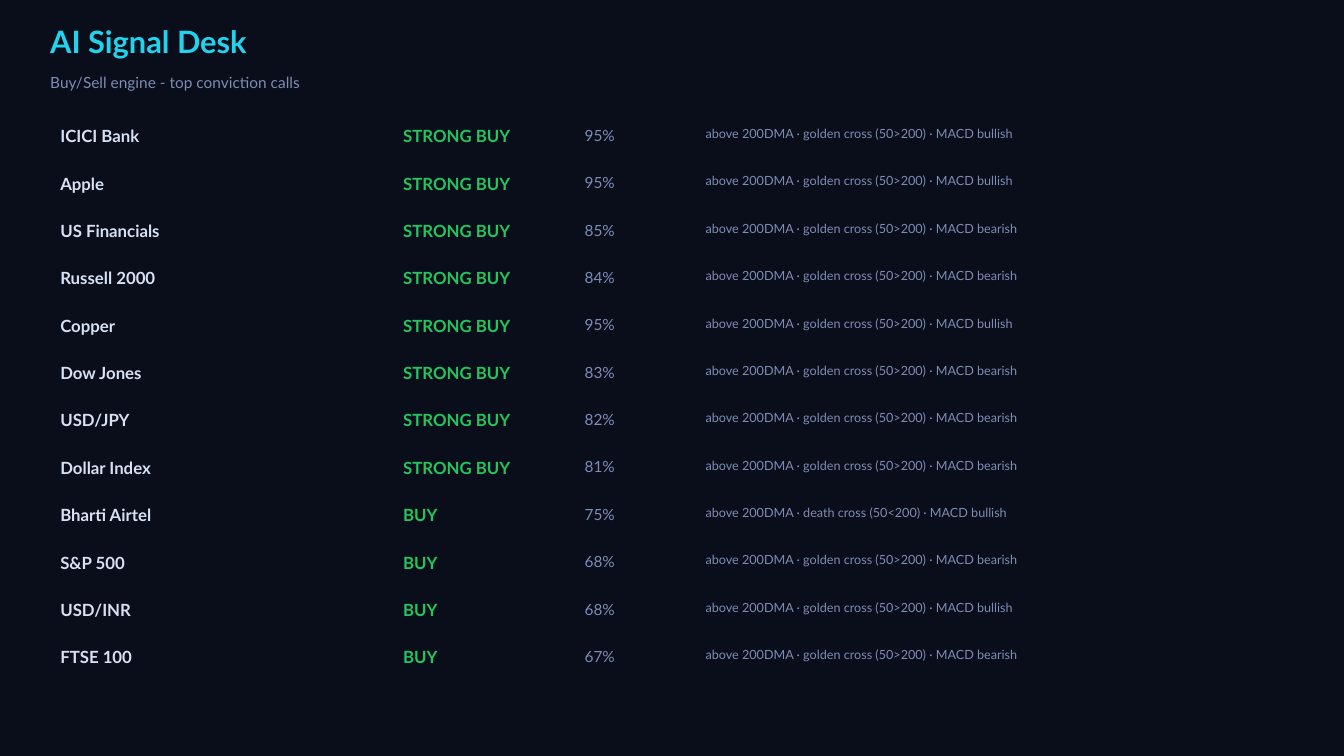
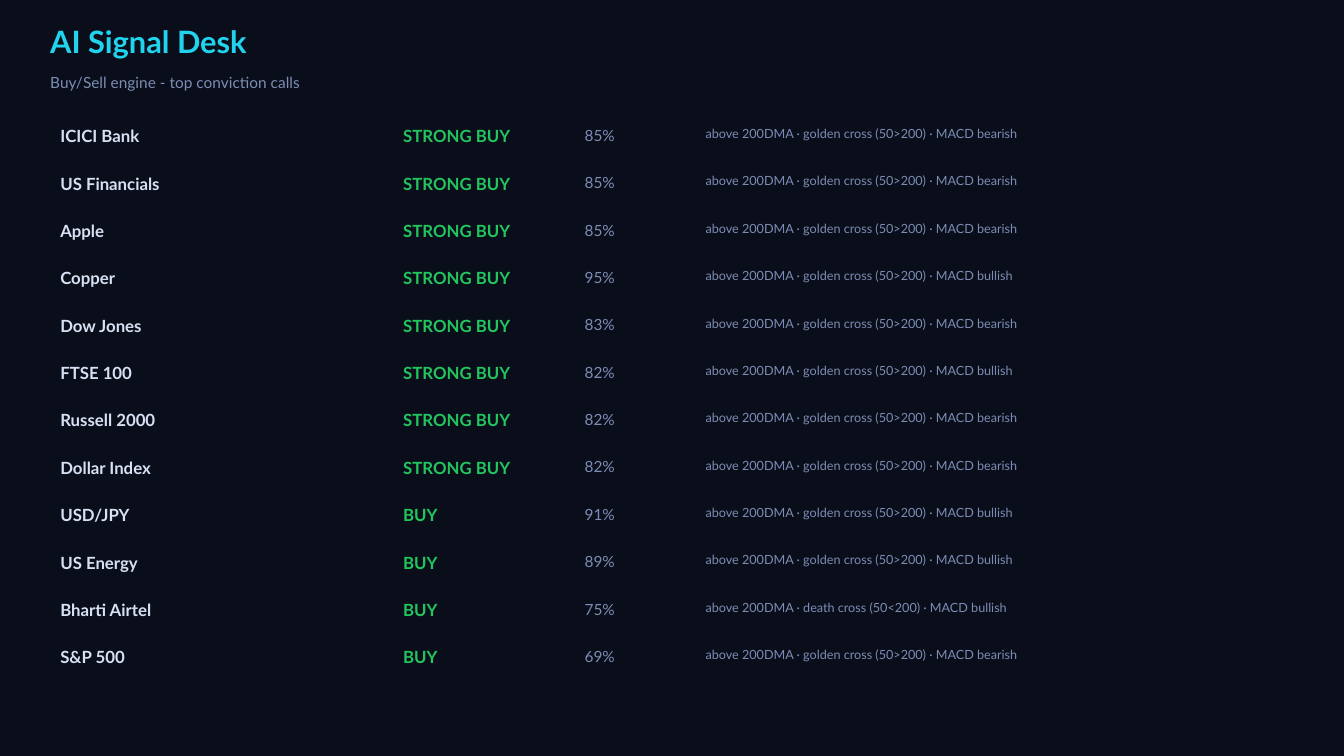
Before and after one commit to Pravkum23/pmr-terminal, a slide deck: slide 4 of docs/pmr_daily.pptx. Drawn at 1344x756 pixels with LibreOffice and Linux fonts; fonts in the diff are those of the drawing. Boxes give left, top, right and bottom in pixels: in the first picture for what was removed or moved away, otherwise in the second. Text is boxed around its words. In the diff, an @@ line names an element or a change of style, - is before the commit and + after.

```diff
--- a/docs/pmr_daily.pptx
+++ b/docs/pmr_daily.pptx
@@ text at box(585, 130, 615, 141): text changed @@
-95%
+85%
@@ text at box(706, 128, 1017, 140): text changed @@
-above 200DMA · golden cross (50>200) · MACD bullish
+above 200DMA · golden cross (50>200) · MACD bearish
@@ text at box(585, 177, 615, 188): text changed @@
-95%
+85%
@@ text at box(706, 175, 1017, 187): text changed @@
-above 200DMA · golden cross (50>200) · MACD bullish
+above 200DMA · golden cross (50>200) · MACD bearish
@@ text "Apple": place and size @@
-text "Apple" at box(60, 177, 104, 193)
+text "Apple" at box(60, 224, 104, 240)
@@ 3 texts: place and size @@
-3 texts at box(60, 224, 615, 335)
+3 texts at box(60, 177, 615, 287)
@@ text removed at box(585, 272, 615, 283) @@
-84%
@@ text at box(706, 270, 1013, 282): text changed @@
-above 200DMA · golden cross (50>200) · MACD bearish
+above 200DMA · golden cross (50>200) · MACD bullish
@@ text "Dow Jones": place and size @@
-text "Dow Jones" at box(60, 367, 141, 379)
+text "Dow Jones" at box(60, 320, 141, 332)
@@ text "83%": place and size @@
-text "83%" at box(585, 367, 615, 378)
+text "83%" at box(585, 319, 615, 330)
@@ text at box(706, 318, 1017, 330): text changed @@
-above 200DMA · golden cross (50>200) · MACD bullish
+above 200DMA · golden cross (50>200) · MACD bearish
@@ text "FTSE 100": place and size @@
-text "FTSE 100" at box(60, 650, 132, 663)
+text "FTSE 100" at box(60, 366, 132, 379)
@@ text at box(706, 365, 1013, 377): text changed @@
-above 200DMA · golden cross (50>200) · MACD bearish
+above 200DMA · golden cross (50>200) · MACD bullish
@@ text "Russell 2000": place and size @@
-text "Russell 2000" at box(60, 271, 155, 284)
+text "Russell 2000" at box(60, 413, 155, 426)
@@ text at box(585, 461, 615, 472): text changed @@
-81%
+82%
@@ text added at box(585, 509, 615, 520), 11 pt, text #7C8DB5 @@
+91%
@@ text at box(706, 507, 1013, 519): text changed @@
-above 200DMA · death cross (50<200) · MACD bullish
+above 200DMA · golden cross (50>200) · MACD bullish
@@ text added at box(60, 556, 138, 572), 12 pt, text #D7E1F3, bold @@
+US Energy
@@ text at box(585, 556, 615, 567): text changed @@
-68%
+89%
@@ text at box(706, 554, 1013, 566): text changed @@
-above 200DMA · golden cross (50>200) · MACD bearish
+above 200DMA · golden cross (50>200) · MACD bullish
@@ text removed at box(60, 603, 131, 617) @@
-USD/INR
@@ text removed at box(585, 604, 615, 615) @@
-68%
@@ text at box(706, 602, 1007, 614): text changed @@
-above 200DMA · golden cross (50>200) · MACD bullish
+above 200DMA · death cross (50<200) · MACD bullish
@@ 4 texts: place and size @@
-4 texts at box(60, 413, 615, 569)
+4 texts at box(60, 508, 615, 663)
@@ text at box(585, 651, 615, 662): text changed @@
-67%
+69%
```
Also in this commit, not shown: 3 other slides changed, 3 other files.
